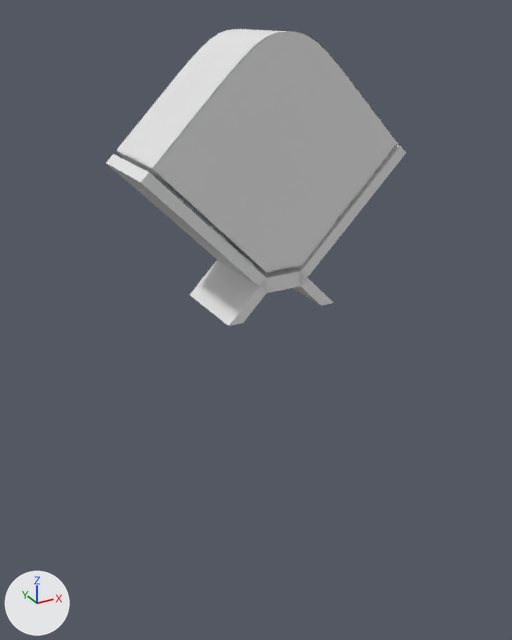
Two versions of the glTF model glb/rhombi-accent.glb, one commit apart.
Before and after are seen from a 50 mm lens placed at (-0.369, -0.682, 0.273), pointed at (-0.05, -0.103, -0.017). Arrows for +X, +Y and +Z are at lower left; the lights stay in place. The older version comes first. Where no turn or scale is listed for an object, it has been applied to the vertices.

The first picture shows 'kader_a', 'kader_l', 'kader_r', 'kap', 'voet_a'.
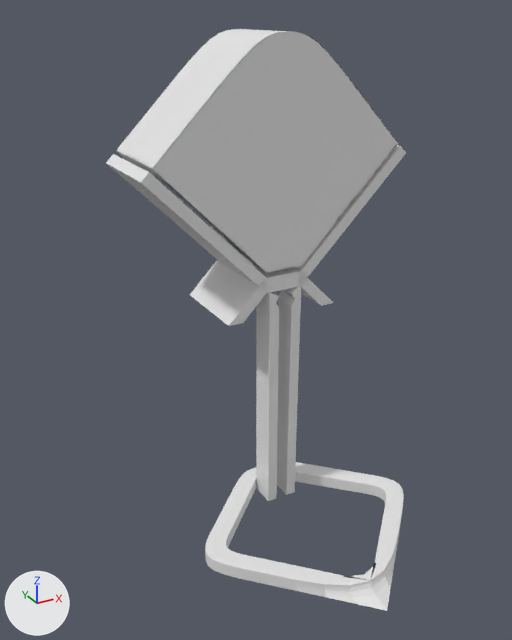
Boxes (x1, y1, x2, y2) around the edits, measured in the pictures (512 x 640 px):
'voet_t', added: after (205, 286, 404, 611)

What the commit changed:
Mesh me_plane_012 is new.
It has 2629 vertices, 5236 faces and spans x -0.13..0.128, y -0.284..-0.029, z -0.246..0.024.
Object 'voet_t' (ob_voet_t) is new; it shows me_plane_012.
Its location is (0.0, 0.002, -0.027).
